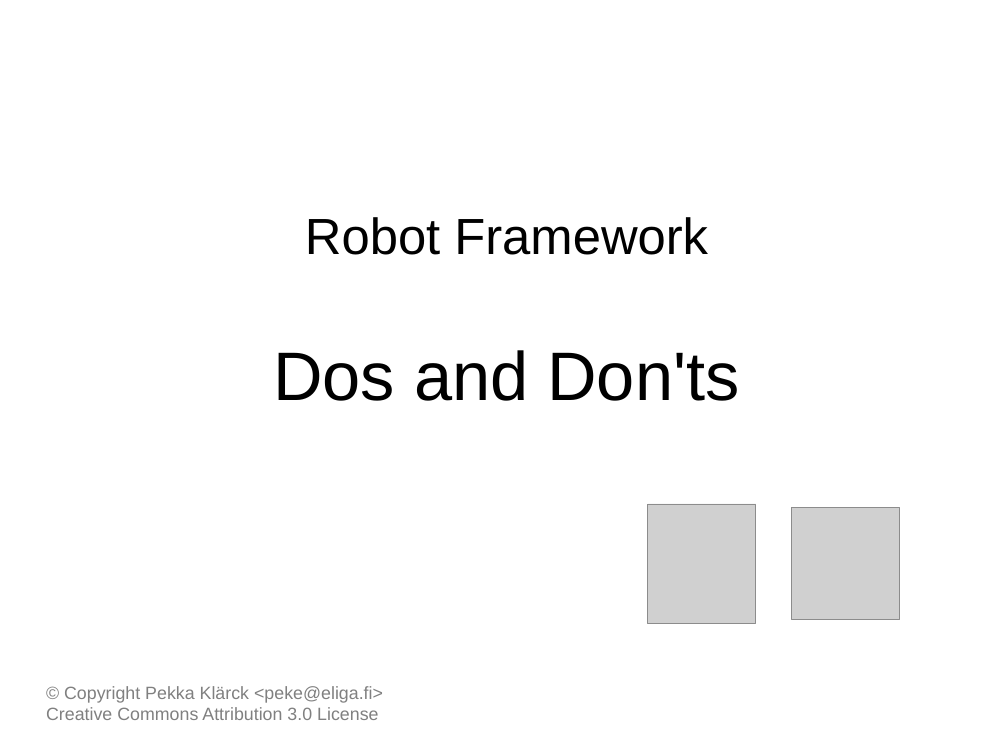
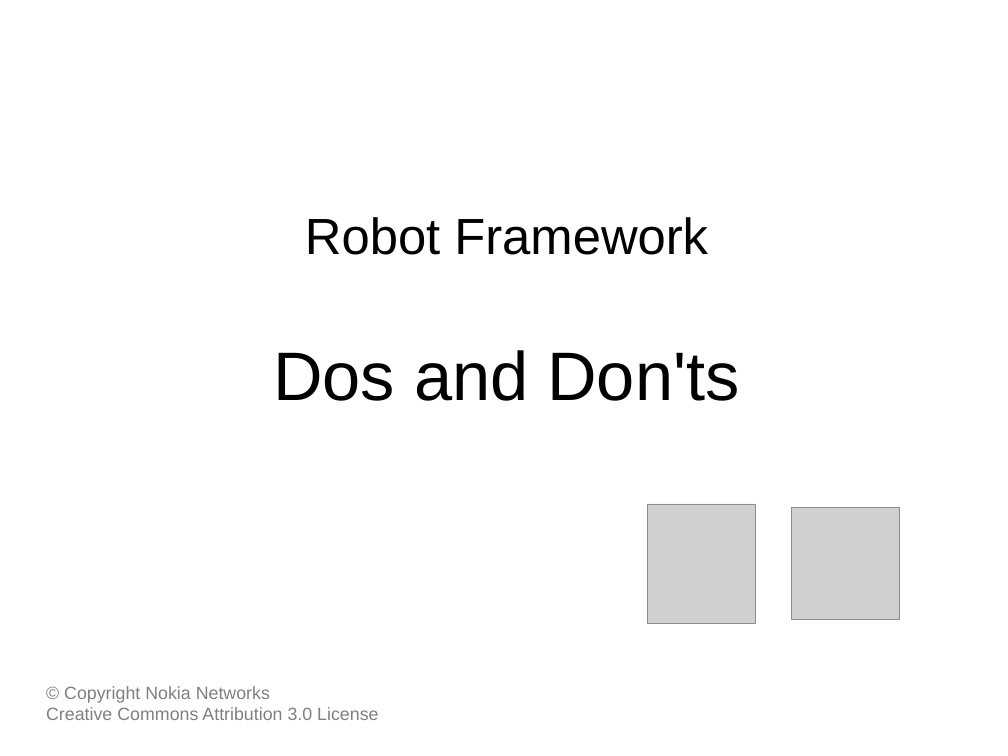
Before and after one commit to robotframework/DosDontsSlides, a slide deck: slide 1 of RobotFrameworkDosAndDonts.odp. Drawn at 1008x756 pixels with LibreOffice and Linux fonts; fonts in the diff are those of the drawing; grey boxes stand for pictures. Boxes give left, top, right and bottom in pixels: in the first picture for what was removed or moved away, otherwise in the second. Text is boxed around its words. In the diff, an @@ line names an element or a change of style, - is before the commit and + after.

Commit message:
Updated some docs, changed copyright holder to Nokia Networks

```diff
--- a/RobotFrameworkDosAndDonts.odp
+++ b/RobotFrameworkDosAndDonts.odp
@@ text at <box>64,686,270,703</box>: text changed @@
-© Copyright Pekka Klärck <peke@eliga.fi>
+© Copyright Nokia Networks
```
Also in this commit, not shown: 6 other slides changed.
